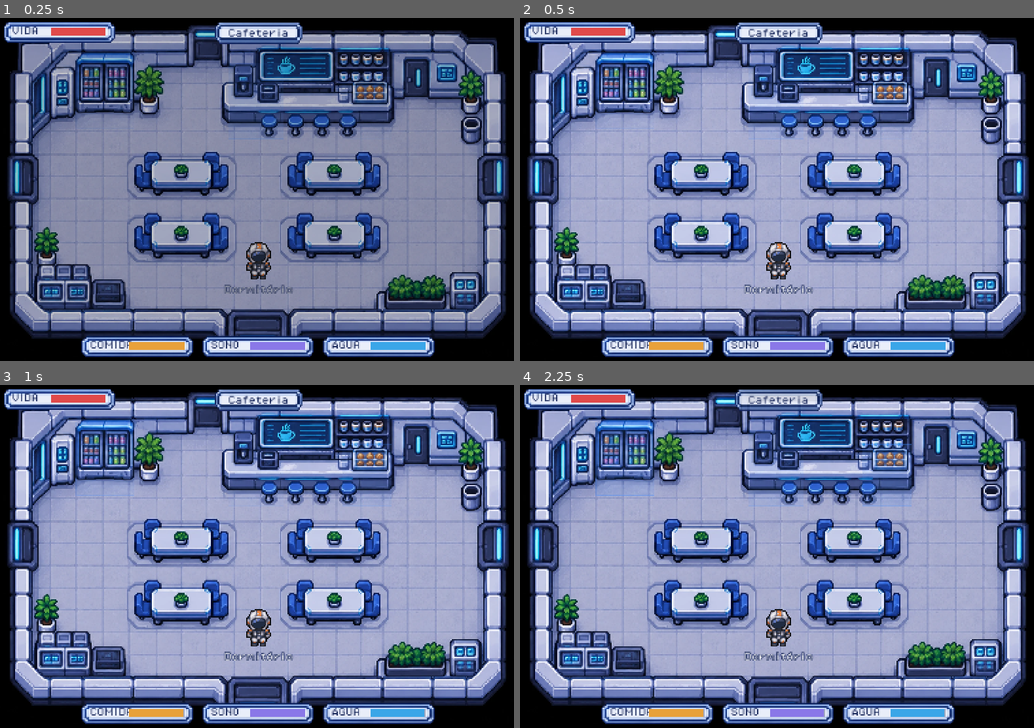
Above: before the commit, frames 1-4 (two rows, left to right).
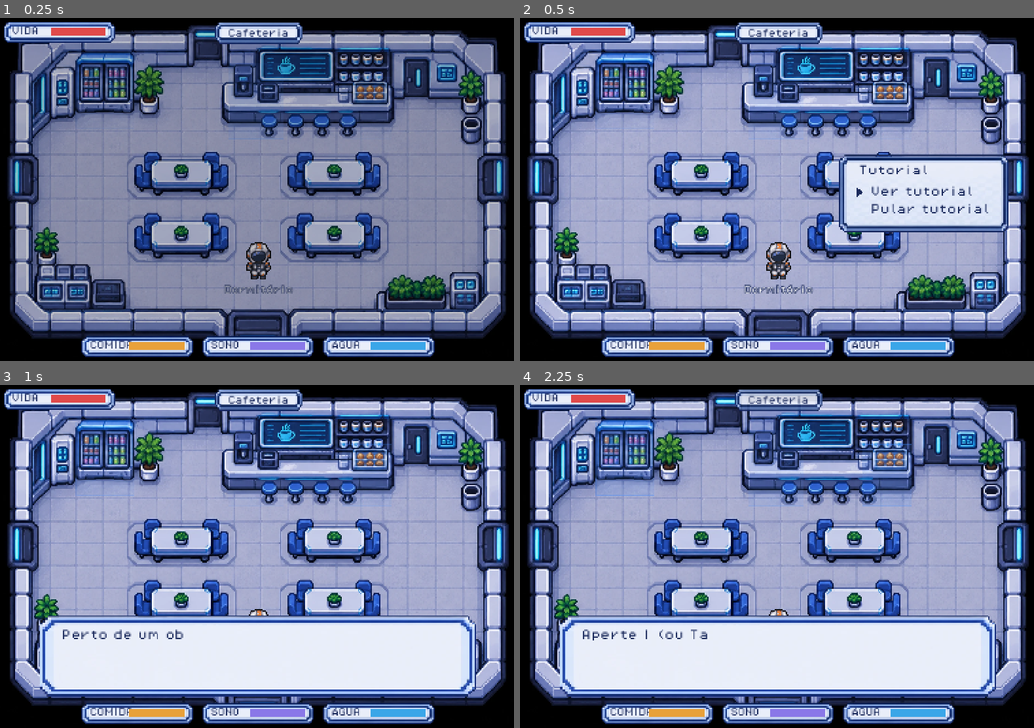
Above: after the commit, the same moments.

Repository: thallesgsrv/nasa-space-apps
Game: Godot game, scene res://scenes/game.tscn
Two runs of this game, one before a commit and one after it. Both use one fixed random seed, a clock stepped at 60 frames per second and the inputs below. This scene is started directly instead of the project's main scene. Video files are missing from this copy of the repository; at most half a second of black plays in their place. Sound files missing from this copy of the repository are replaced by a short silence.
Inputs (mouse positions are in pixels of both pictures, inside the frame that each line leads up to):
- Up to frame 1 (0.25 s): no input
- Up to frame 2 (0.5 s): no input
- Up to frame 3 (1 s): tap Enter at 0.5 s; move the mouse to (375, 539) at 0.52 s; hold D (move_right) from 0.53 s (still down); hold F (interact) from 0.53 s (still down); click (375, 539) at 0.67 s; tap Space at 0.77 s
- Up to frame 4 (2.25 s): release D (move_right) at 1.25 s; release F (interact) at 1.25 s; drag from (674, 573) to (730, 439) at 1.27 s; tap F (interact) at 2 s; move the mouse to (828, 477) at 2.02 s; hold D (move_right) from 2.03 s (still down); hold V (objective) from 2.03 s (still down)

Frame 1 is identical in both runs. In frame 2, 7.1% of the frame differs, in the area x 35-96%, y 39-97%; in frame 3, 19%; in frame 4, 19%, in the area x 7-93%, y 67-97%.
Error before the commit: Parse Error: Identifier "stand_pos" not declared in the current scope. (res://scripts/interactions.gd:417)

Commit message:
fix(game): corrige conflitos da mescla (cadeira de comando e player)

Diff:
--- a/scripts/interactions.gd
+++ b/scripts/interactions.gd
@@ -414,7 +414,6 @@
 			var r2 := a.substr(7)
 			GameState.route = r2
 			await UI.say([tr("Próxima rota definida: %s.") % tr(r2), tr("(A viagem começa na missão de viagem.)")])
-	player.stand(stand_pos)
 
 
 
--- a/scripts/player.gd
+++ b/scripts/player.gd
@@ -138,28 +138,12 @@
 
 
 func _play(base: String, restart: bool = false) -> void:
-	if sprite == null:
-		_show_still()
+	if anim_sprite == null:
 		return
 	var anim := "%s_%s" % [base, _facing]
 	anim_sprite.flip_h = _flip and _facing == "side"
 	if restart or anim_sprite.animation != anim:
 		anim_sprite.play(anim)
-
-
-func _show_still() -> void:
-	if still == null:
-		return
-	match _facing:
-		"up":
-			still.texture = tex_up
-			still.flip_h = false
-		"down":
-			still.texture = tex_down
-			still.flip_h = false
-		_:
-			still.texture = tex_side
-			still.flip_h = _flip != side_faces_left
 
 
 func _on_animation_finished() -> void:
